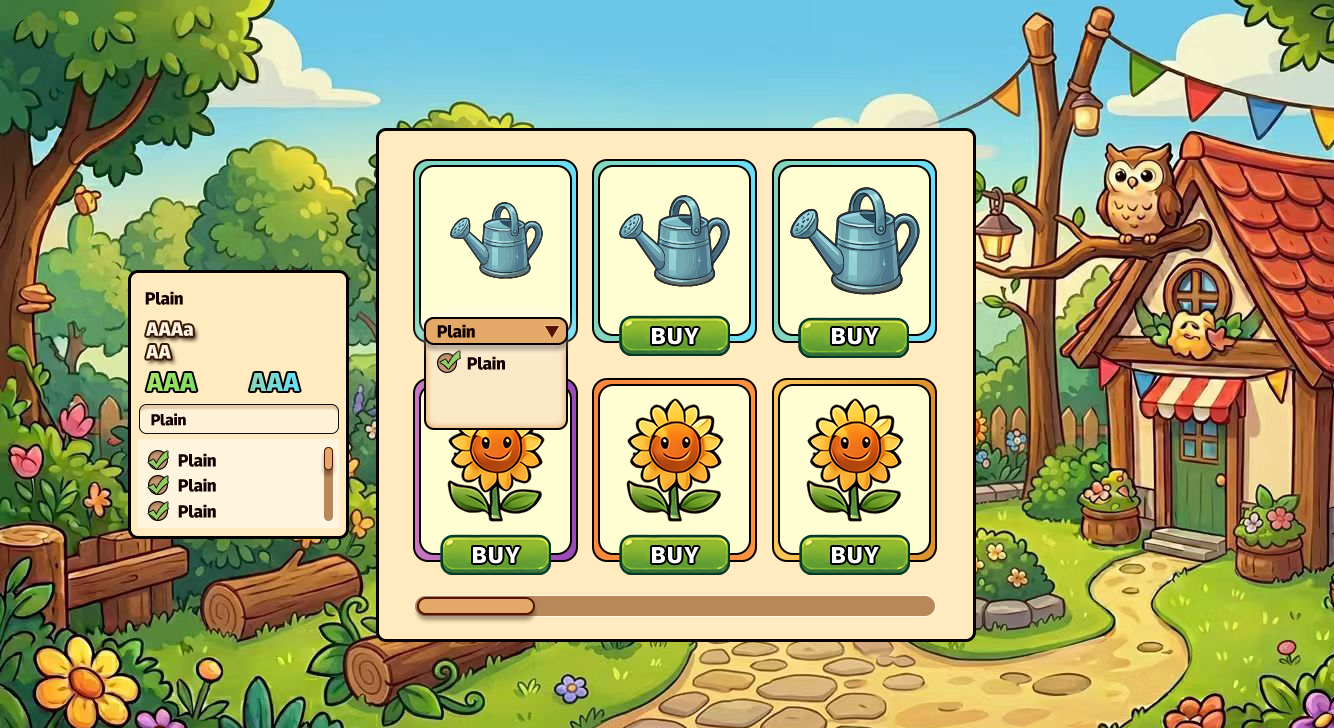
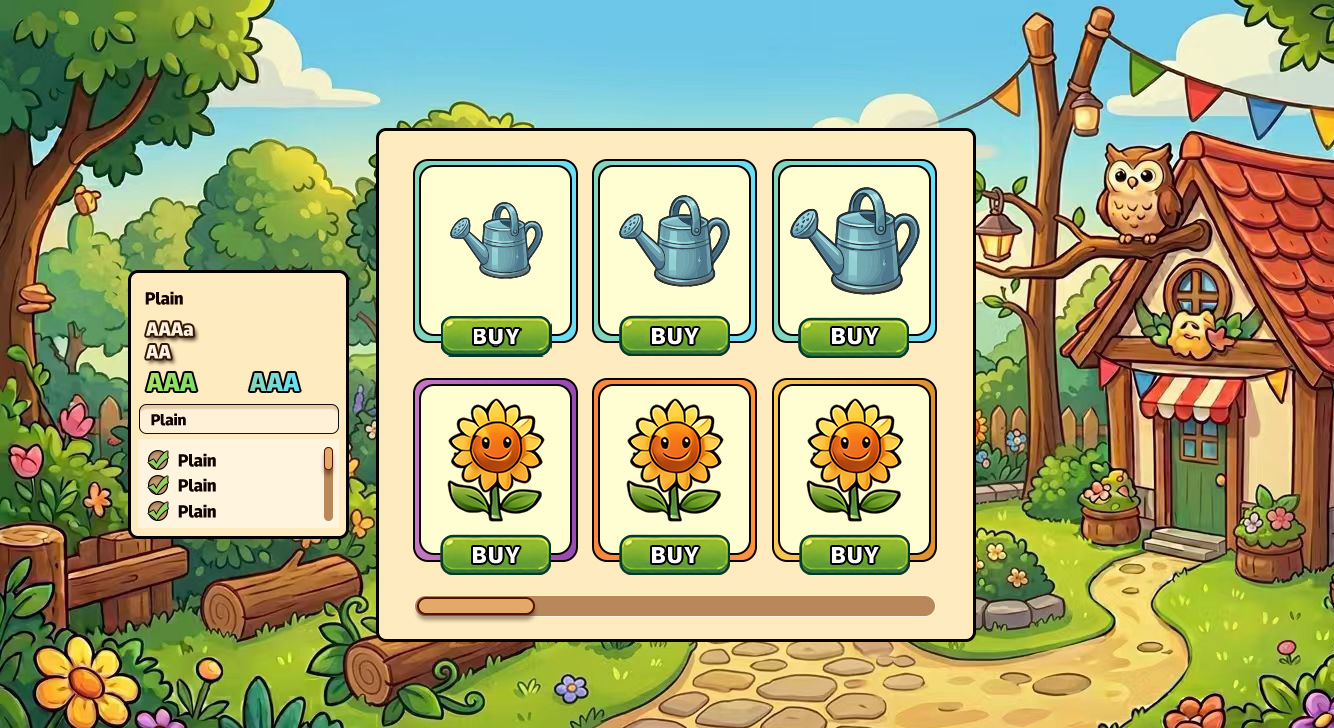
The second 1334px x 728px image is a revision of the first. Changes to its layers:
removed group "dropdown" (9 layers) from group "node_main" over [412, 305, 580, 430]
removed layer "arrow" from group "dropdown" over [545, 326, 559, 338]
removed layer "text1" from group "dropdown" over [437, 324, 475, 338]
removed layer "select_bg" from group "dropdown" over [412, 305, 580, 362]
removed group "template" (5 layers) from group "dropdown" over [424, 317, 568, 430]
removed group "item" (3 layers) from group "template" over [437, 351, 505, 373]
removed layer "check_bg" (4th of 4, in "node_main" › "dropdown" › "template" › "item") from group "item" over [440, 351, 460, 369]
removed layer "check" (4th of 4, in "node_main" › "dropdown" › "template" › "item") from group "item" over [437, 353, 457, 373]
removed layer "Plain" (5th of 5, in "node_main" › "dropdown" › "template" › "item") from group "item" over [467, 356, 505, 370]
removed layer "img_bg" from group "template" over [424, 317, 568, 430]
added group "btn_buy" (3rd of 5, in "node_main" › "item1") with 2 layers in group "item1" over [441, 316, 552, 357]
added layer "BUY" (3rd of 6, in "node_main" › "item1" › "btn_buy") in group "btn_buy" over [474, 329, 521, 346]
added layer "btn_bg" (3rd of 6, in "node_main" › "item1" › "btn_buy") in group "btn_buy" over [441, 316, 552, 357]